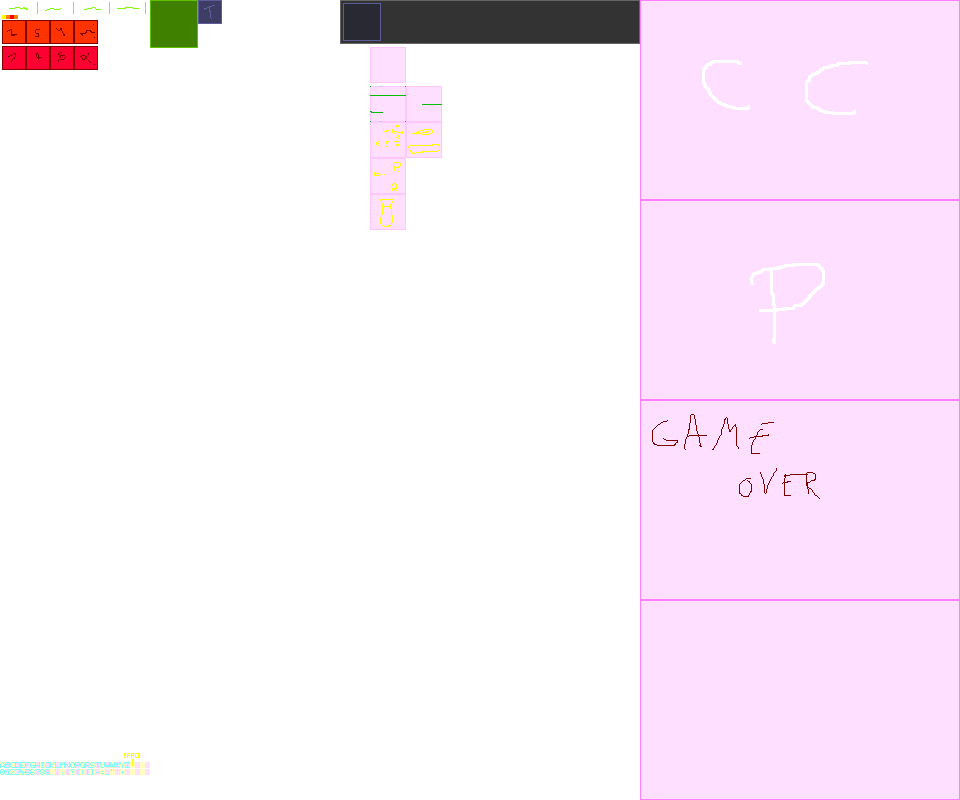
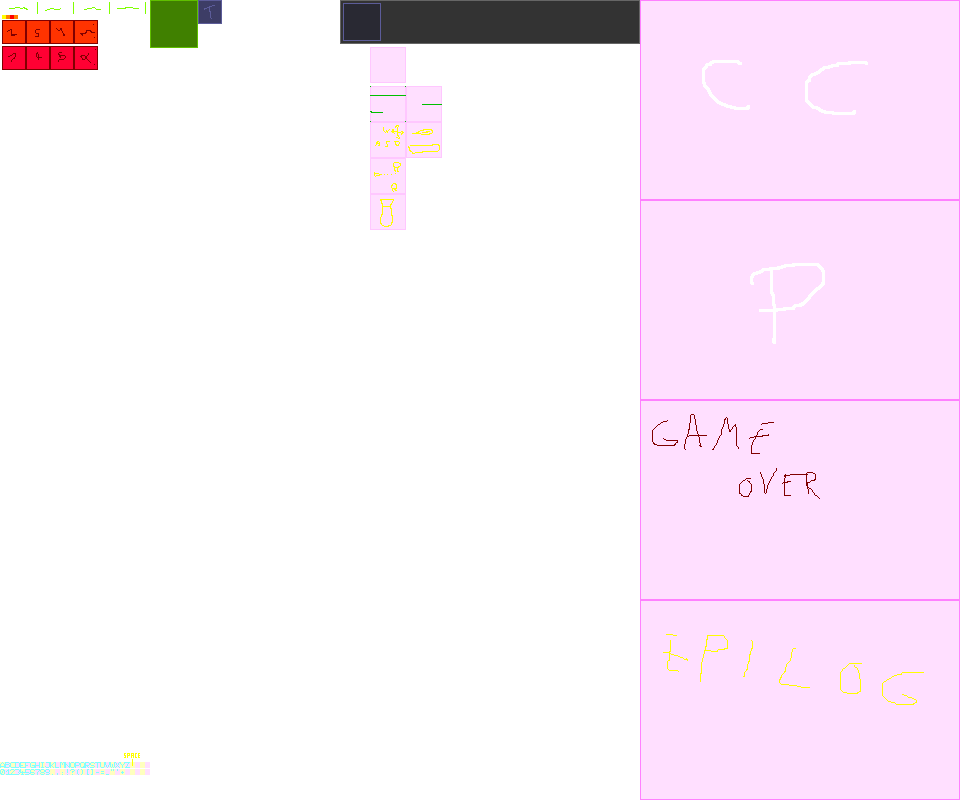
Two versions of the same layered image (960 × 800). Layer-by-layer changes:
painted on "sprites" over [663, 634, 924, 705]
